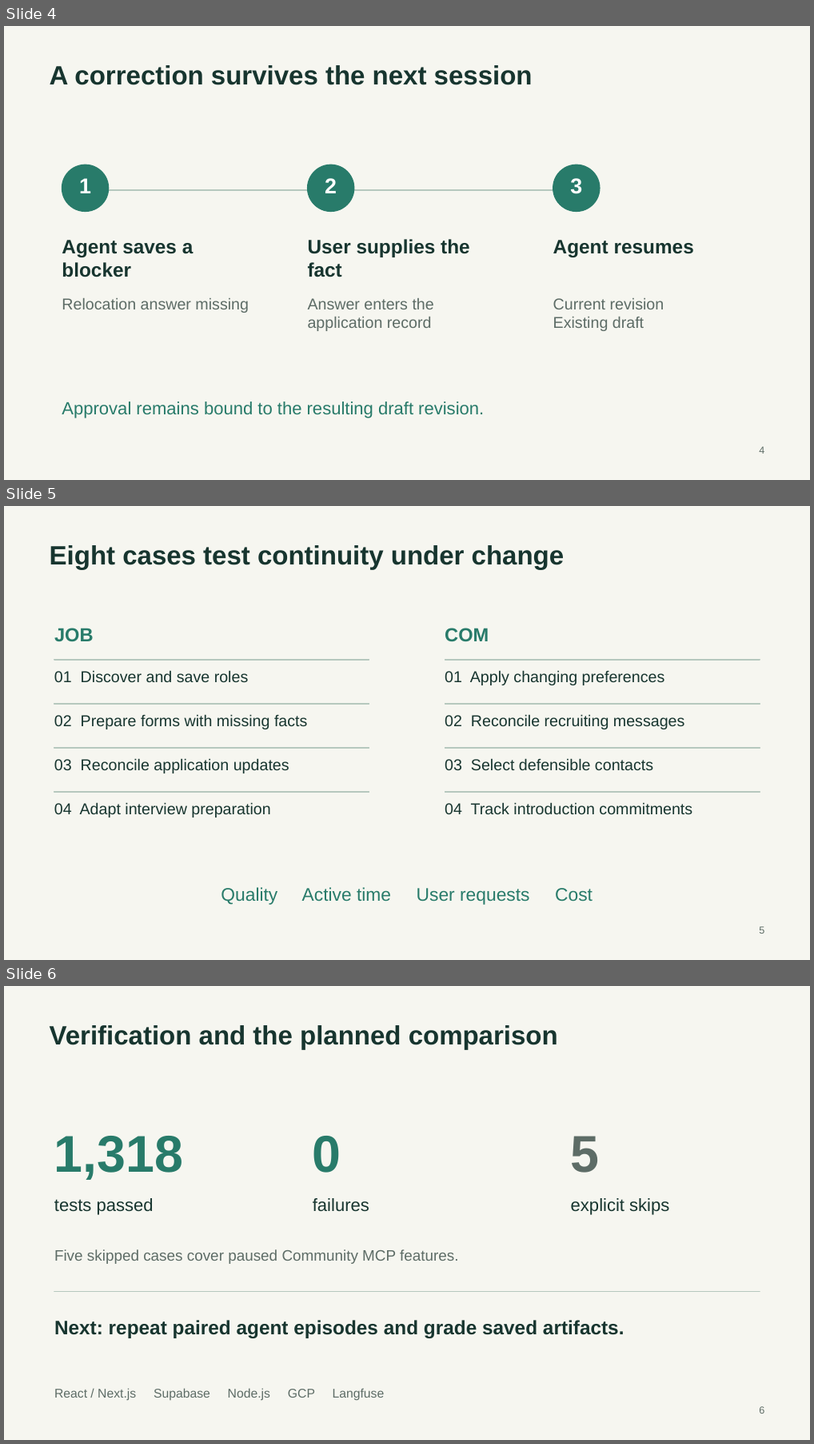
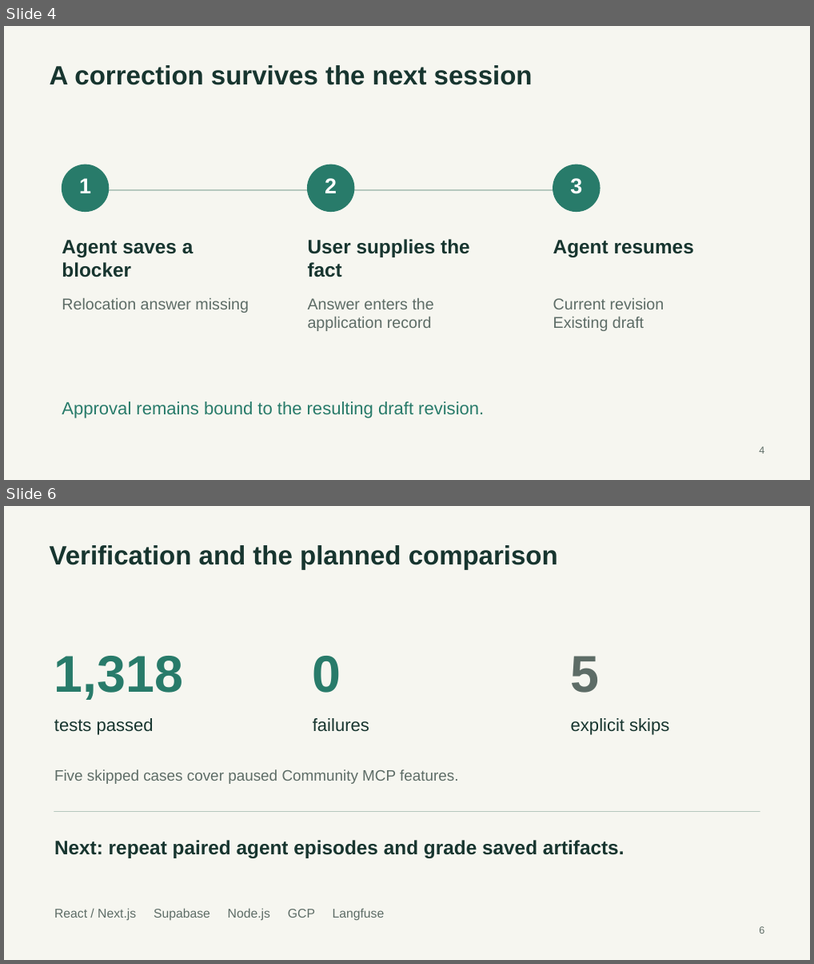
Before and after one commit to wcia013twe/Lookout.job, a slide deck: lookout-presentation.pptx. Shown one above the other, each under a label of ours: slides 4, 5 and 6 before the commit, slides 4 and 6 after it; the slides between them are not shown. The pictures are 814x1444 and 814x964 pixels, drawn with LibreOffice and Linux fonts; fonts in the diff are those of the drawing. Boxes give left, top, right and bottom in pixels: in the first picture for what was removed or moved away, otherwise in the second. Text is boxed around its words. In the diff, an @@ line names an element or a change of style, - is before the commit and + after.

```diff
--- a/lookout-presentation.pptx
+++ b/lookout-presentation.pptx
@@ slide 5 removed at bbox=[4, 506, 810, 960], background #F6F6F0 @@
@@ text removed at bbox=[50, 545, 565, 570] @@
-Eight cases test continuity under change
@@ text removed at bbox=[54, 628, 94, 642] @@
-JOB
@@ text removed at bbox=[445, 628, 489, 642] @@
-COM
@@ rectangle removed at bbox=[54, 659, 370, 660] @@
@@ text removed at bbox=[54, 670, 249, 683] @@
-01 Discover and save roles
@@ rectangle removed at bbox=[445, 659, 760, 660] @@
@@ text removed at bbox=[445, 670, 666, 685] @@
-01 Apply changing preferences
@@ rectangle removed at bbox=[54, 704, 370, 704] @@
@@ text removed at bbox=[54, 714, 307, 729] @@
-02 Prepare forms with missing facts
@@ rectangle removed at bbox=[445, 704, 760, 704] @@
@@ text removed at bbox=[445, 714, 686, 729] @@
-02 Reconcile recruiting messages
@@ rectangle removed at bbox=[54, 748, 370, 748] @@
@@ text removed at bbox=[54, 758, 290, 773] @@
-03 Reconcile application updates
@@ rectangle removed at bbox=[445, 748, 760, 748] @@
@@ text removed at bbox=[445, 758, 654, 771] @@
-03 Select defensible contacts
@@ rectangle removed at bbox=[54, 792, 370, 792] @@
@@ rectangle removed at bbox=[445, 792, 760, 792] @@
@@ text removed at bbox=[54, 802, 270, 817] @@
-04 Adapt interview preparation
@@ text removed at bbox=[445, 802, 693, 815] @@
-04 Track introduction commitments
@@ text removed at bbox=[221, 887, 593, 904] @@
-Quality Active time User requests Cost
@@ text removed at bbox=[759, 926, 765, 933] @@
-5
```
Also in this commit, not shown: 1 slide added, 3 other files.
